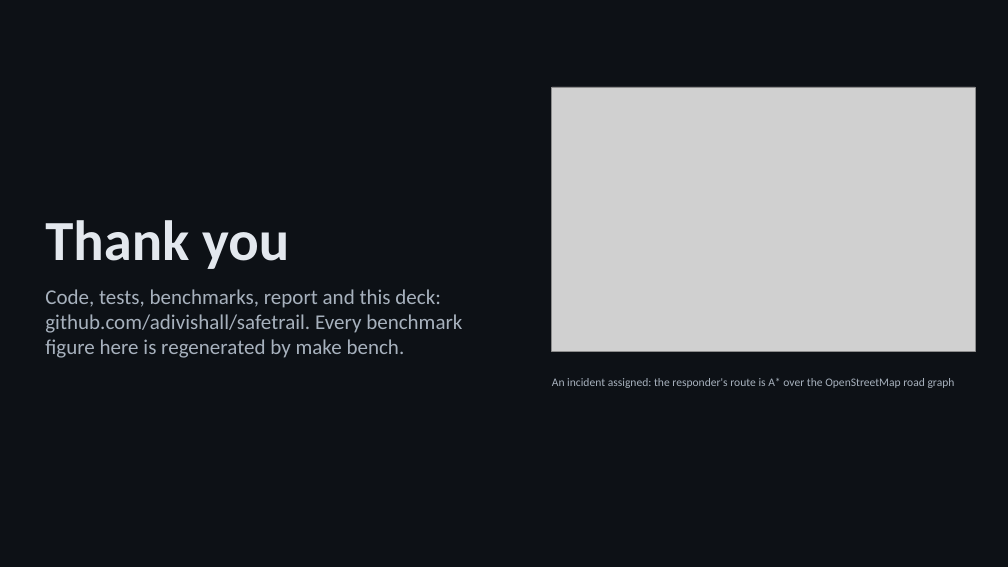
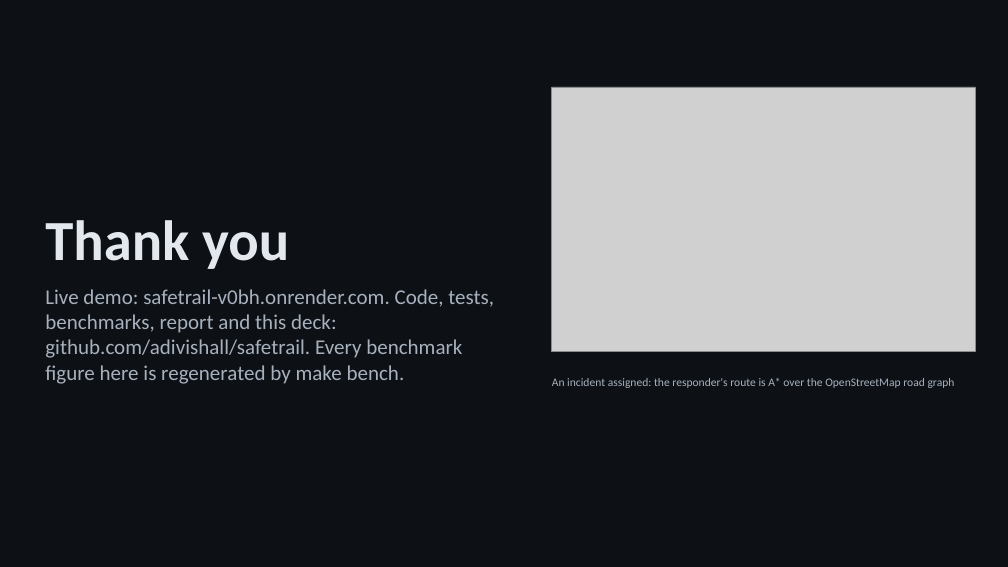
Before and after one commit to adivishall/safetrail, a slide deck: slide 14 of docs/final/SafeTrail_final_presentation.pptx. Drawn at 1008x567 pixels with LibreOffice and Linux fonts; fonts in the diff are those of the drawing; grey boxes stand for pictures. Boxes give left, top, right and bottom in pixels: in the first picture for what was removed or moved away, otherwise in the second. Text is boxed around its words. In the diff, an @@ line names an element or a change of style, - is before the commit and + after.

Commit message:
Deck and PDFs rebuilt for the public deployment
Slide 9: 12,166 checks and 38 end-to-end checks. Slide 13: the limitation is
now the free host (sleeps, resets on restart), and "public hosting" leaves the
next steps in favour of persistent storage for the hosted demo. Slide 14 gives
the live URL. Deck validated and rendered in Keynote; the three PDFs rebuilt
from the updated sources (page numbers on every page, nothing past the
margin).

```diff
--- a/docs/final/SafeTrail_final_presentation.pptx
+++ b/docs/final/SafeTrail_final_presentation.pptx
@@ text at box(45, 289, 494, 384): text changed @@
-Code, tests, benchmarks, report and this deck: github.com/adivishall/safetrail. Every benchmark figure here is regenerated by make bench.
+Live demo: safetrail-v0bh.onrender.com. Code, tests, benchmarks, report and this deck: github.com/adivishall/safetrail. Every benchmark figure here is regenerated by make bench.
```
Also in this commit, not shown: 2 other slides changed, 4 other files.
